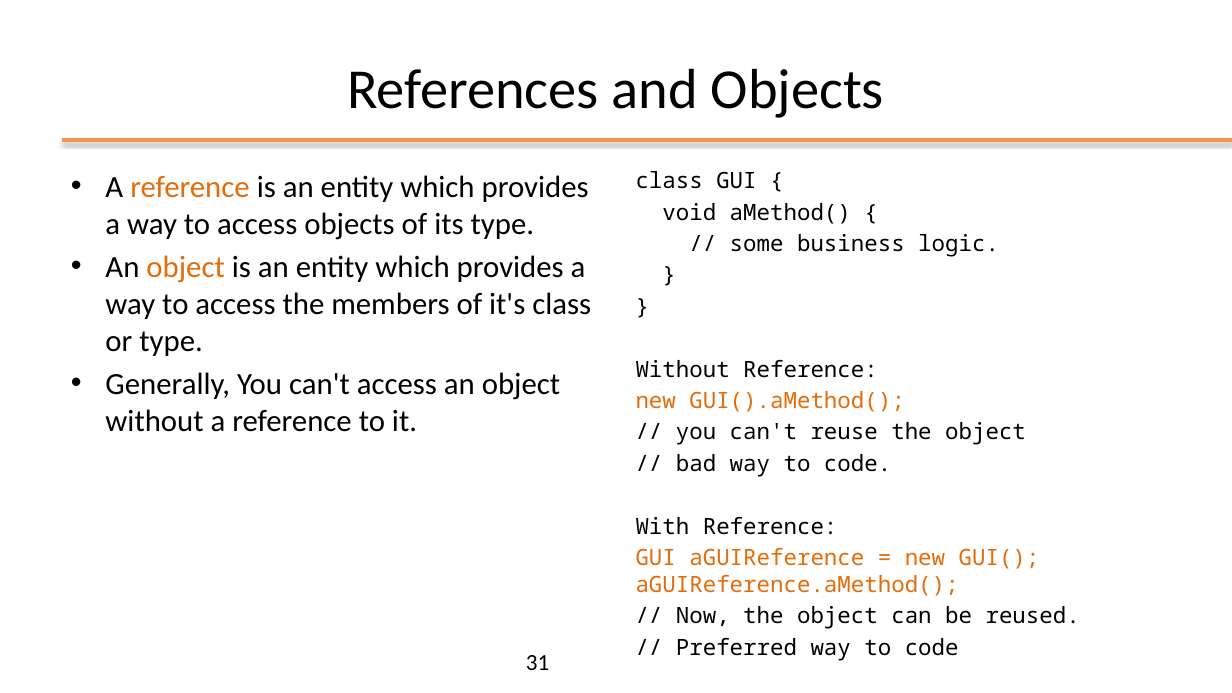
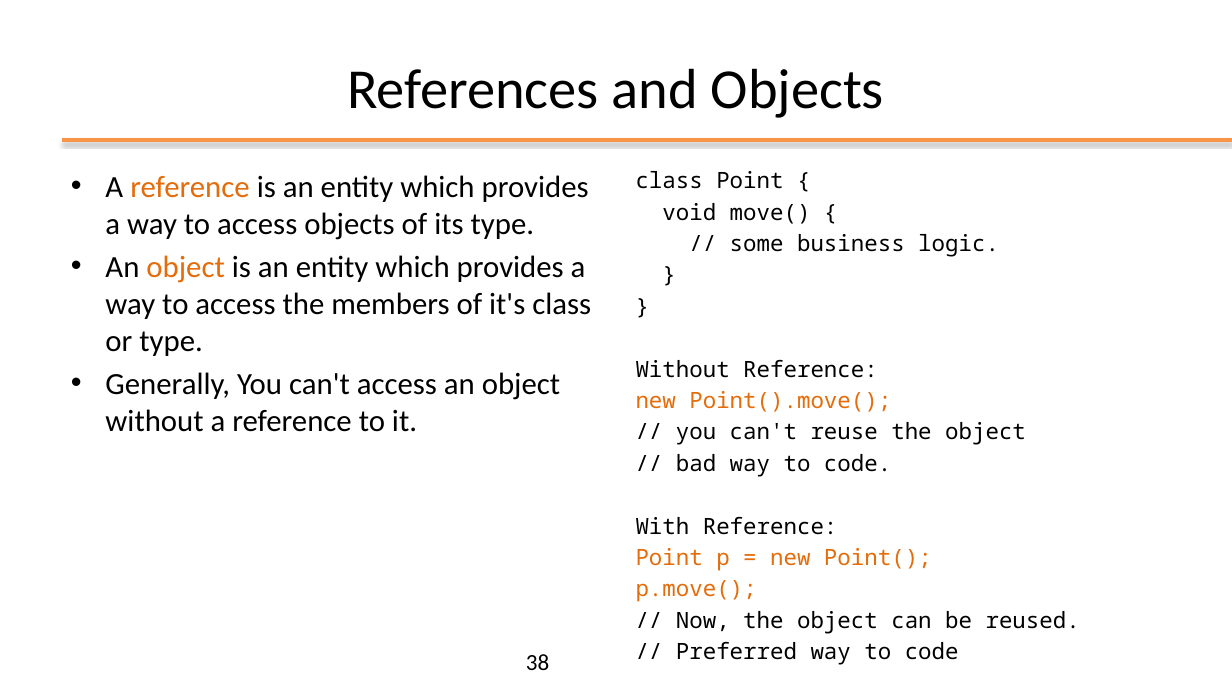
Before and after one commit to plctechnician/ooprogramming, a slide deck: slide 38 of java/slides/ppt/02 - Java Basics.pptx (slide 31 before the commit). Drawn at 1232x693 pixels with LibreOffice and Linux fonts; fonts in the diff are those of the drawing; background and template pictures are left out. Boxes give left, top, right and bottom in pixels: in the first picture for what was removed or moved away, otherwise in the second. Text is boxed around its words. In the diff, an @@ line names an element or a change of style, - is before the commit and + after.

```diff
--- a/java/slides/ppt/02 - Java Basics.pptx
+++ b/java/slides/ppt/02 - Java Basics.pptx
@@ text at bbox=[636, 171, 811, 224]: text changed @@
-class GUI {
-void aMethod() {
+class Point {
+void move() {
@@ text at bbox=[636, 391, 891, 412]: text changed @@
-new GUI().aMethod();
+new Point().move();
@@ text at bbox=[636, 548, 932, 602]: text changed @@
-GUI aGUIReference = new GUI(); aGUIReference.aMethod();
+Point p = new Point();
+p.move();
@@ page number at bbox=[526, 654, 549, 670]: text changed @@
-31
+38
```
Also in this commit, not shown: 11 other slides changed, 9 slides added, 8 slides removed, 1 other file.
